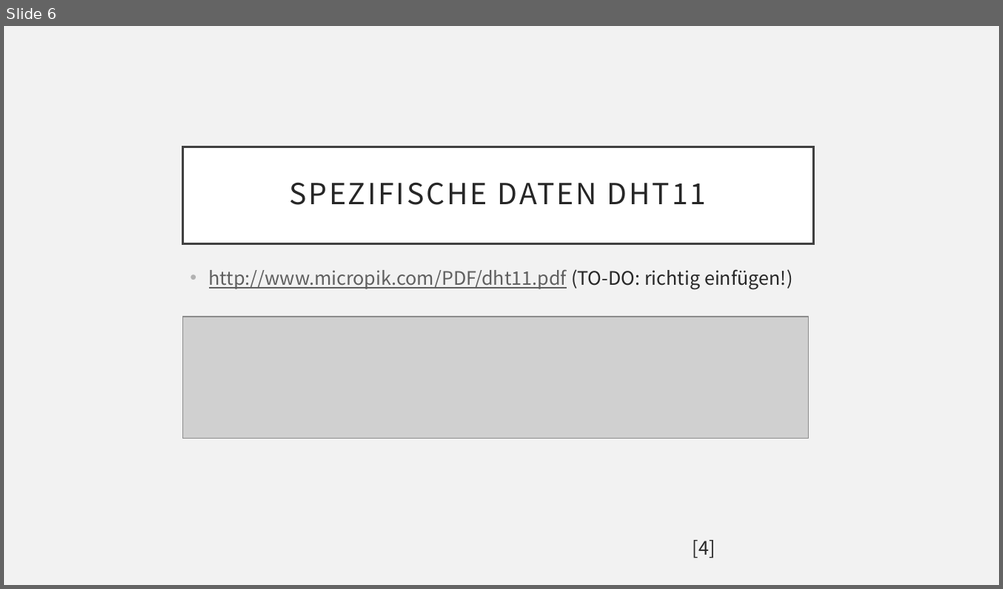
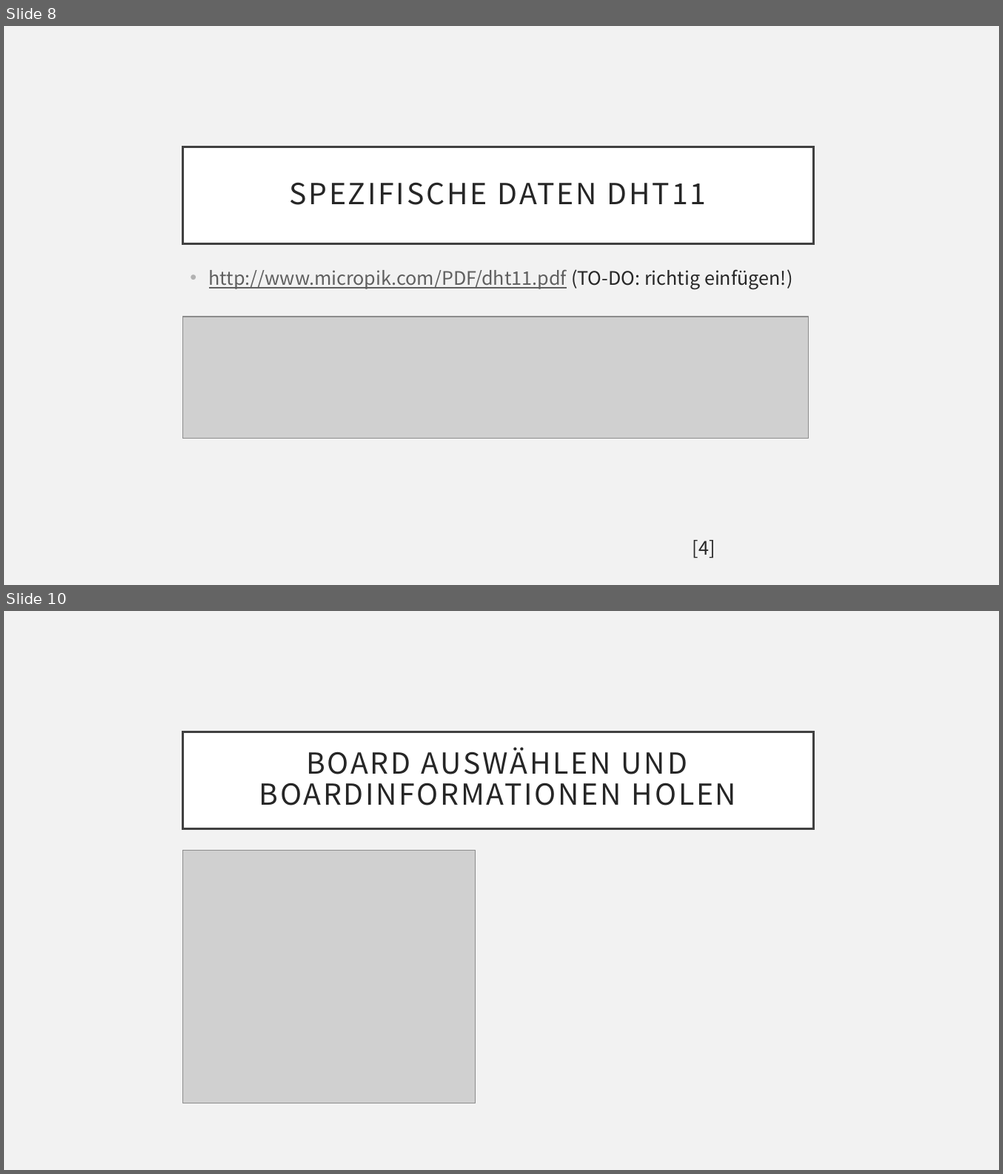
Before and after one commit to ProjektlaborEmbeddedSecurity/Presentation, a slide deck: PES.pptx. Shown one above the other, each under a label of ours: slide 6 before the commit, slides 8 and 10 after it; the slides between them are not shown. The pictures are 1003x589 and 1003x1174 pixels, drawn with LibreOffice and Linux fonts; fonts in the diff are those of the drawing; grey boxes stand for pictures; background and template pictures are left out. Boxes give left, top, right and bottom in pixels: in the first picture for what was removed or moved away, otherwise in the second. Text is boxed around its words. In the diff, an @@ line names an element or a change of style, - is before the commit and + after.

```diff
--- a/PES.pptx
+++ b/PES.pptx
@@ slide 10 added at [4, 611, 999, 1170], background #F2F2F2 @@
@@ title added at [182, 732, 813, 829], fill #FFFFFF, outline #404040 2.5 pt, 28 pt, text #262626 @@
+BOARD AUSWÄHLEN UND BOARDINFORMATIONEN HOLEN
@@ picture added at [182, 851, 475, 1103] @@
@@ what was slide 6 is now slide 8 @@
```
Also in this commit, not shown: 1 slide changed, 8 other slides added.
